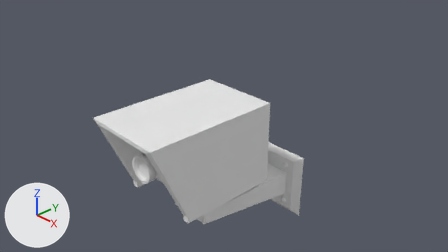
Before and after pictures for a commit that changed the Blender file Assets/#Project/meshes/Cam.blend.
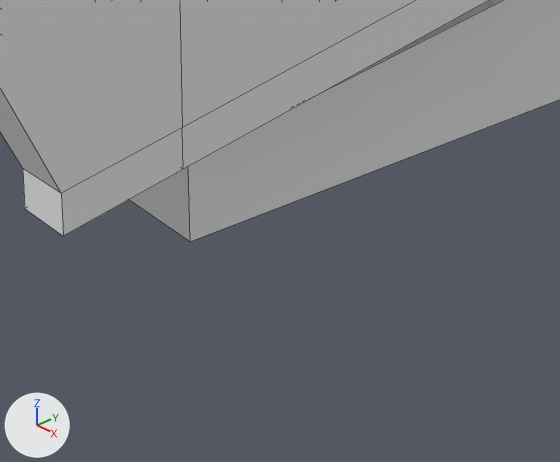
Each version is shown from the file's camera 'Camera.001', then close up on the part from 40% to 56% of the width and 77% to 100% of the height. The lights are fixed; the arrows at lower left show +X, +Y and +Z. The close-ups show mesh edges as thin lines.

Names of what the first close-up shows: 'Camera', 'Mount'.
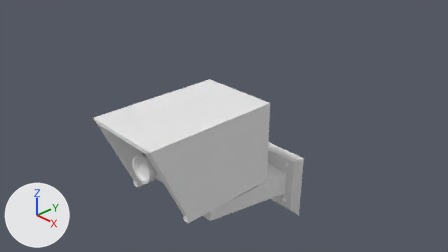
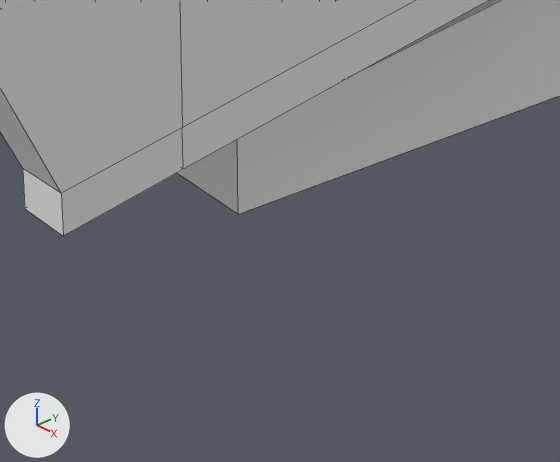
Pixel boxes [x1, y1, x2, y2] of what changed, in the close-ups (560 x 462 px):
'Mount', reshaped
    before: [129, 0, 560, 242]
    after: [178, 0, 560, 214]

Edits to the bpy script that builds the scene:
```text
Change me_cylinder:
    where me_cylinder.from_pydata(...)  # 80 vertices, 47 faces; spans x -1.26..1.26, y -0.59..2.05, z -1.57..0.16
    used by ob_mount; location = (0.0, 0.0, -0.869)
    before: 64 (-0.54, -0.59, -0.85), 65 (-0.54, -0.59, -0.56), 68 (0.54, -0.59, -0.85) at pixel (190, 241), 69 (0.54, -0.59, -0.56)
    me_cylinder part 1
    add for i in [64, 65, 68, 69]: me_cylinder.vertices[i].co += Vector((0.0, 0.19, 0.0))
```
